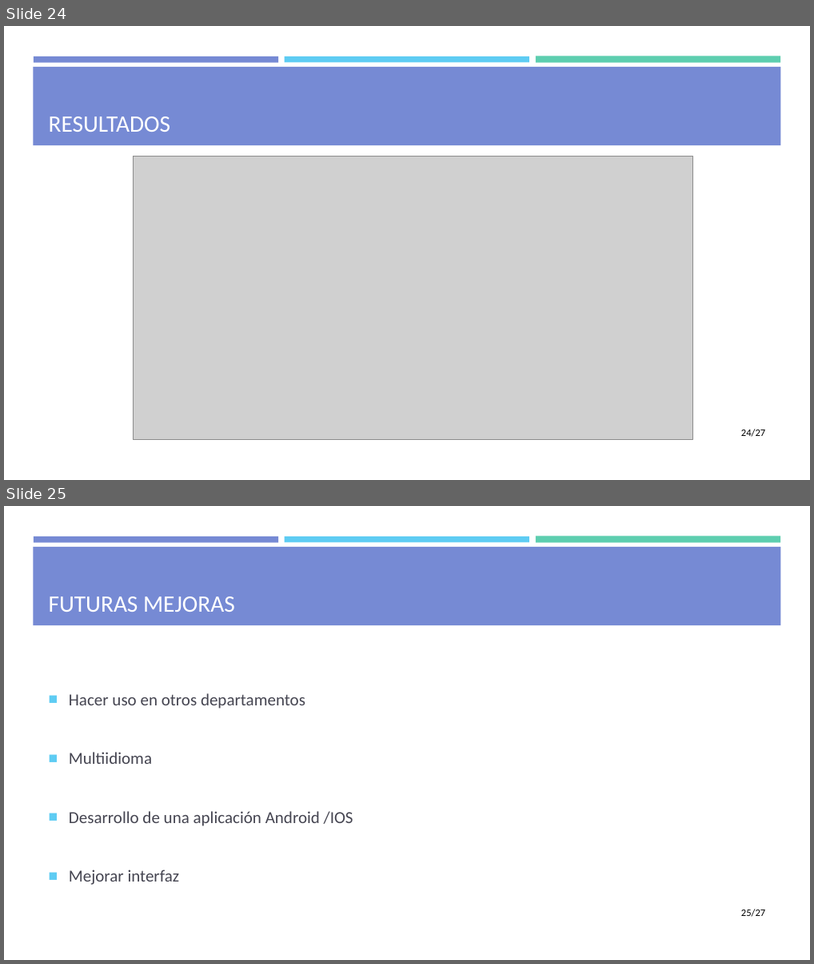
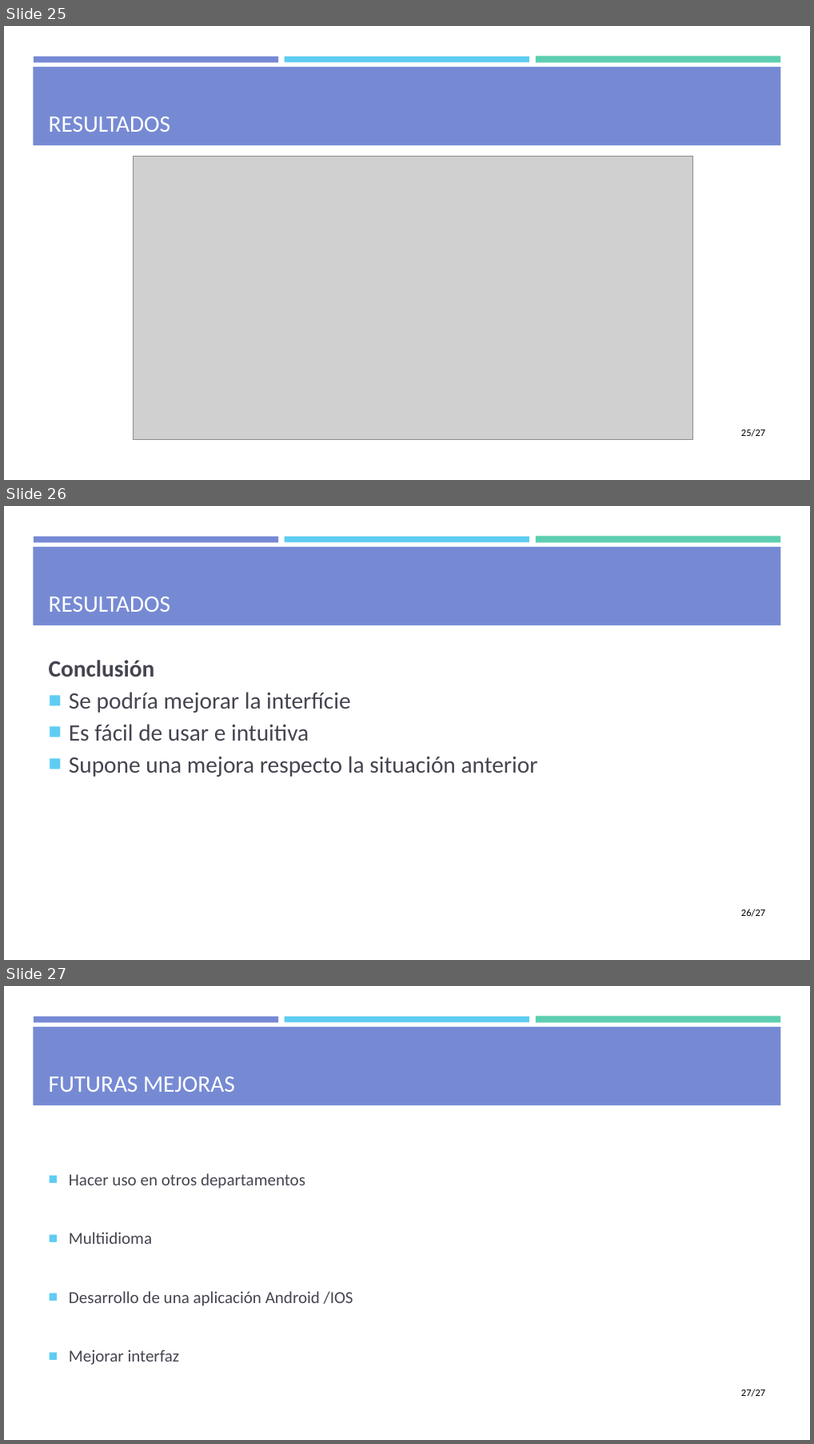
Before and after one commit to mdlunag/tfg, a slide deck: tfg_presentacio.pptx. Shown one above the other, each under a label of ours: slides 24 and 25 before the commit, slides 25, 26 and 27 after it. The pictures are 814x964 and 814x1444 pixels, drawn with LibreOffice and Linux fonts; fonts in the diff are those of the drawing; grey boxes stand for pictures. Boxes give left, top, right and bottom in pixels: in the first picture for what was removed or moved away, otherwise in the second. Text is boxed around its words. In the diff, an @@ line names an element or a change of style, - is before the commit and + after.

```diff
--- a/tfg_presentacio.pptx
+++ b/tfg_presentacio.pptx
@@ slide 26 added at (4,506,810,960), background #FFFFFF; not listed: 4 template elements that a slide beside it also shows @@
@@ title added at (49,596,171,612), 28 pt, text #FFFFFF @@
+RESULTADOS
@@ text added at (49,660,538,776), 28 pt, text #454551 @@
+Conclusión
+■ Se podría mejorar la interfície
+■ Es fácil de usar e intuitiva
+■ Supone una mejora respecto la situación anterior
@@ page number added at (742,908,766,916), 12 pt, text #000000 @@
+26/27
@@ what was slide 24 is now slide 25 @@
@@ page number at (742,428,766,436): text changed @@
-24/27
+25/27
@@ what was slide 25 is now slide 27 @@
@@ page number at (742,1388,766,1396): text changed @@
-25/27
+27/27
```
Also in this commit, not shown: 6 slides changed, 1 other slide added, 3 other files.
